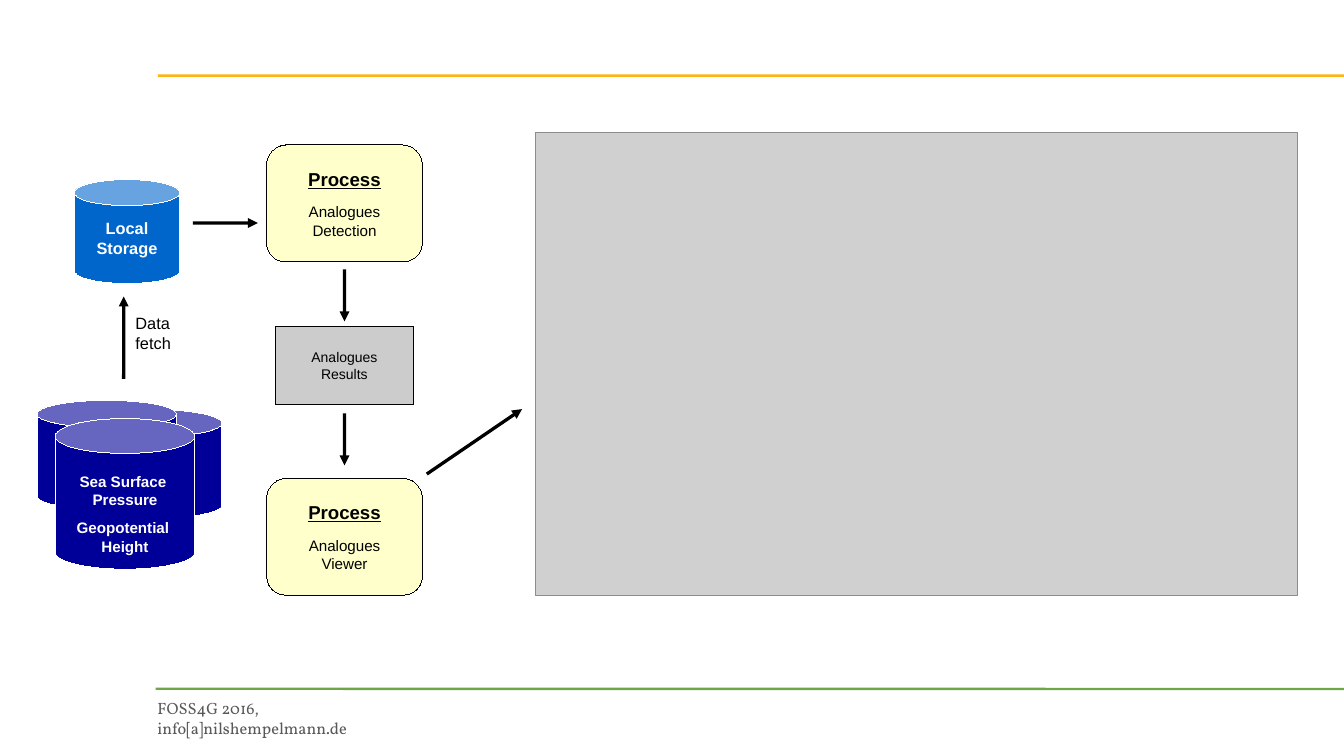
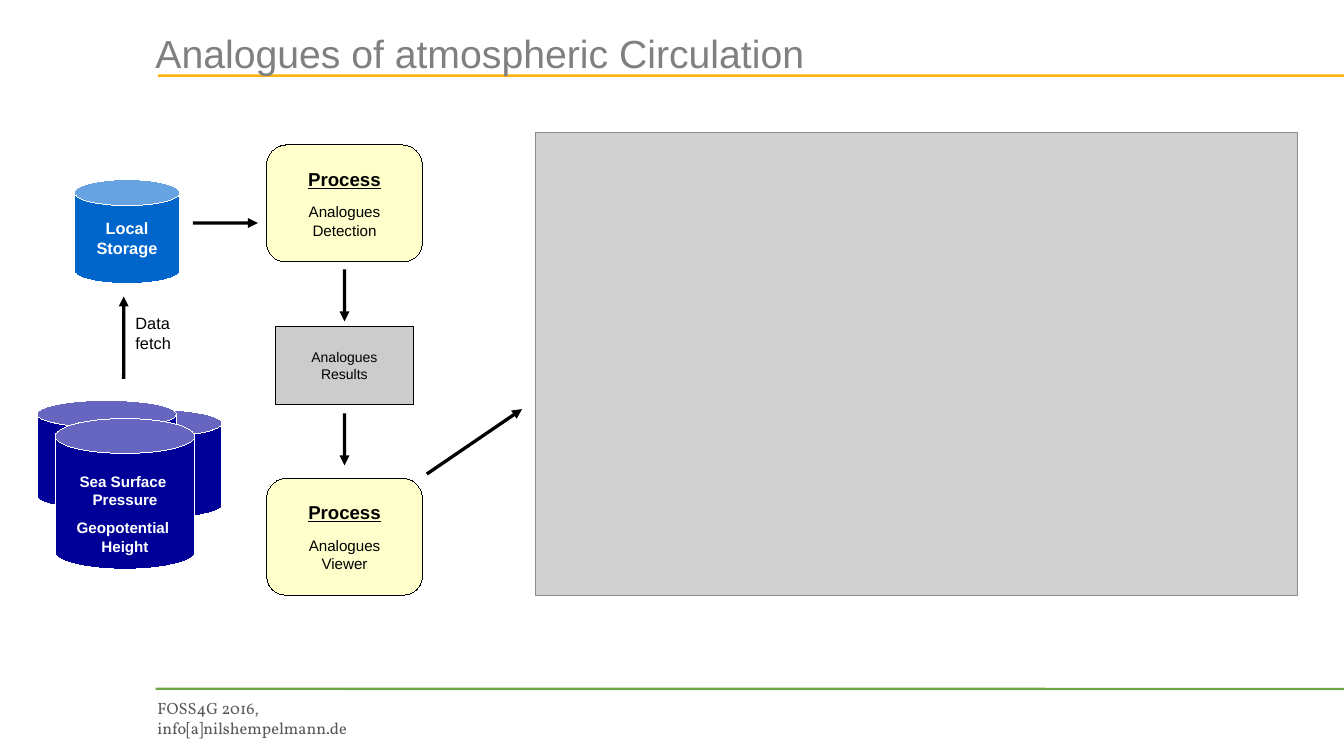
Before and after one commit to bird-house/birdhouse-docs, a slide deck: slide 18 of slides/birdhouse-foss4g-2016/Hempelmann_foss4g2016.odp (slide 8 before the commit). Drawn at 1344x756 pixels with LibreOffice and Linux fonts; fonts in the diff are those of the drawing; grey boxes stand for pictures; background and template pictures are left out. Boxes give left, top, right and bottom in pixels: in the first picture for what was removed or moved away, otherwise in the second. Text is boxed around its words. In the diff, an @@ line names an element or a change of style, - is before the commit and + after.

```diff
--- a/slides/birdhouse-foss4g-2016/Hempelmann_foss4g2016.odp
+++ b/slides/birdhouse-foss4g-2016/Hempelmann_foss4g2016.odp
@@ text added at [155, 39, 804, 76], 33.6 pt, text #808080 @@
+Analogues of atmospheric Circulation
```
Also in this commit, not shown: 9 other slides changed, 9 slides added, 1 slide removed, 2 other files.
